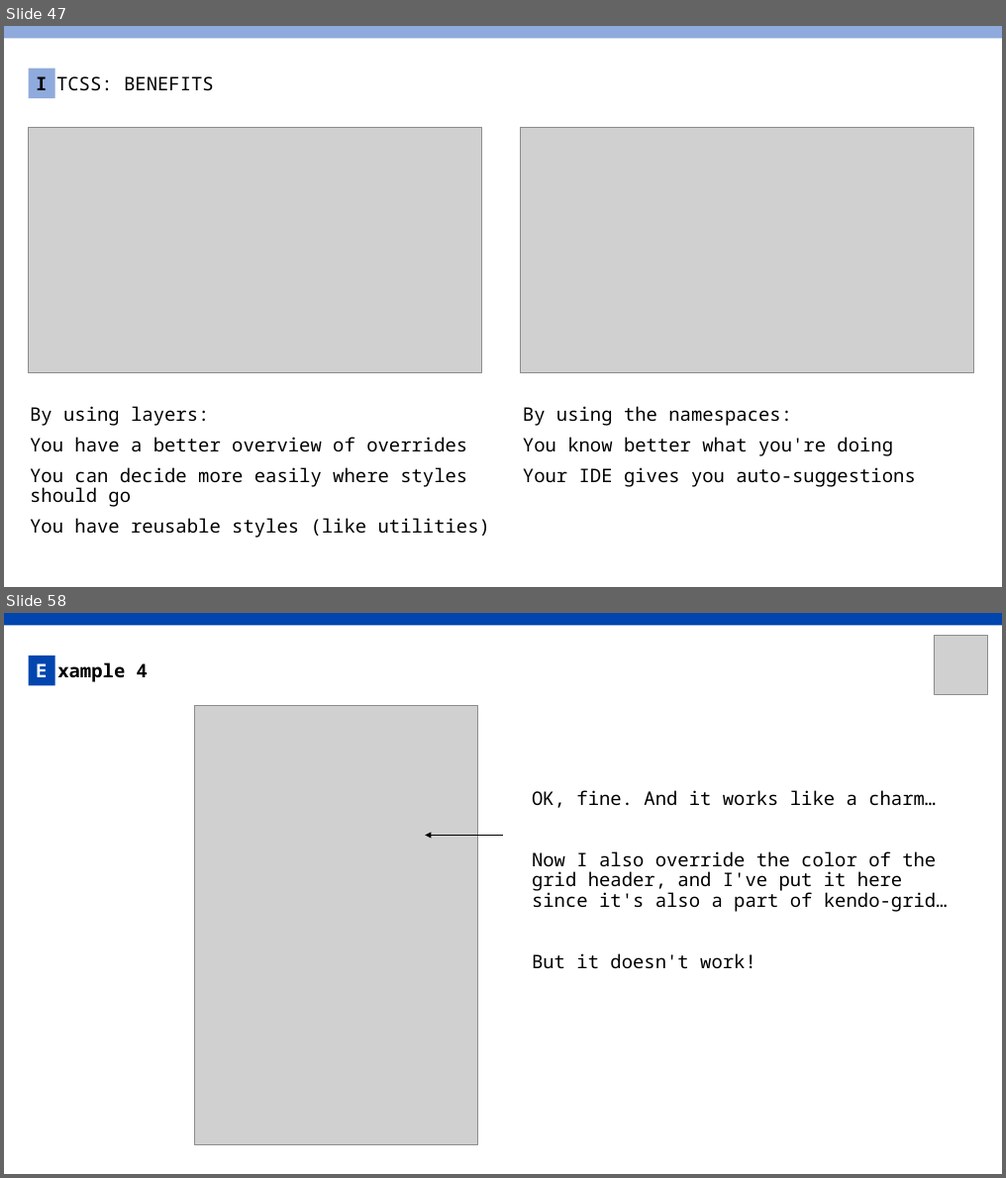
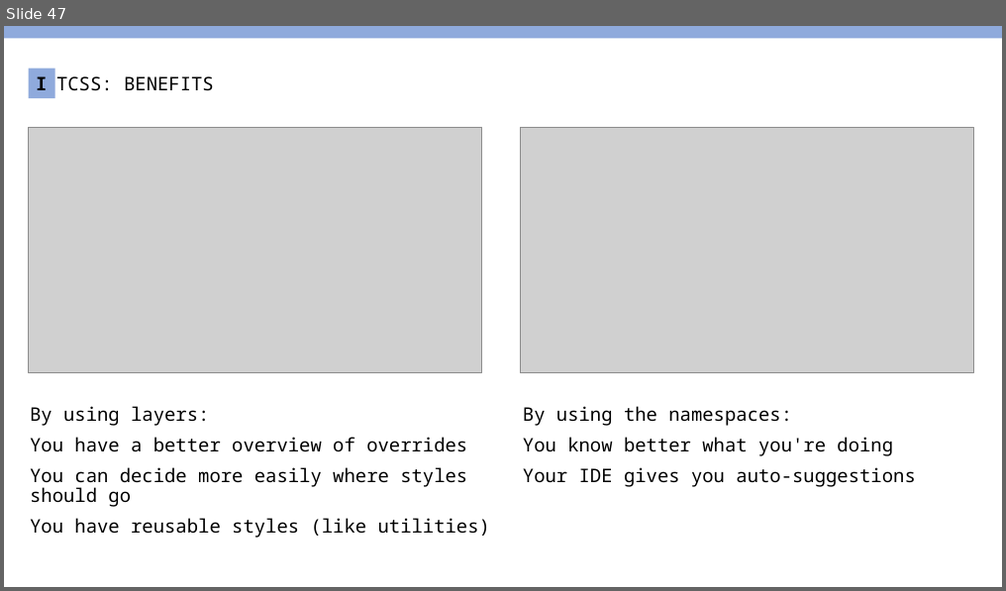
Before and after one commit to AxelPauwels/SEM-BIO, a slide deck: presentation/SEM&BIO.pptx. Shown one above the other, each under a label of ours: slides 47 and 58 before the commit, slide 47 after it; the slides between them are not shown. The pictures are 1006x1178 and 1006x591 pixels, drawn with LibreOffice and Linux fonts; fonts in the diff are those of the drawing; grey boxes stand for pictures. Boxes give left, top, right and bottom in pixels: in the first picture for what was removed or moved away, otherwise in the second. Text is boxed around its words. In the diff, an @@ line names an element or a change of style, - is before the commit and + after.

```diff
--- a/presentation/SEM&BIO.pptx
+++ b/presentation/SEM&BIO.pptx
@@ slide 58 removed at (4,613,1002,1174), background #FFFFFF @@
@@ rectangle removed at (4,613,1002,626) @@
@@ picture removed at (934,635,988,694) @@
@@ rectangle removed at (29,656,55,685) @@
-E
@@ text removed at (57,663,148,682) @@
-xample 4
@@ picture removed at (194,706,478,1145) @@
@@ text removed at (532,790,947,969) @@
-OK, fine. And it works like a charm…
-Now I also override the color of the grid header, and I've put it here since it's also a part of kendo-grid…
-But it doesn't work!
@@ arrow removed from (503, 836) to (425, 836) @@
```
Also in this commit, not shown: 2 slides changed, 15 other slides removed, 3 other files.
